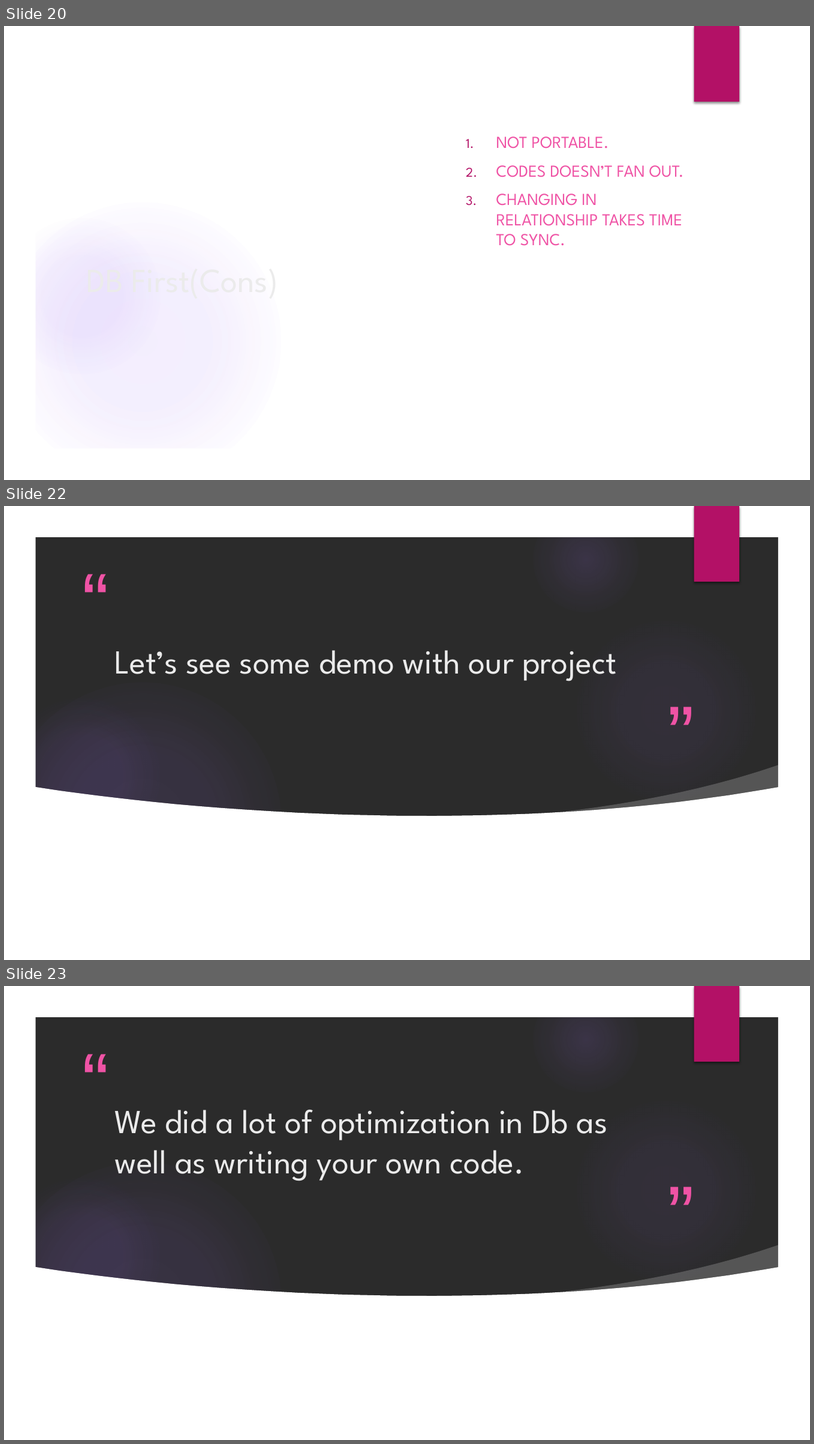
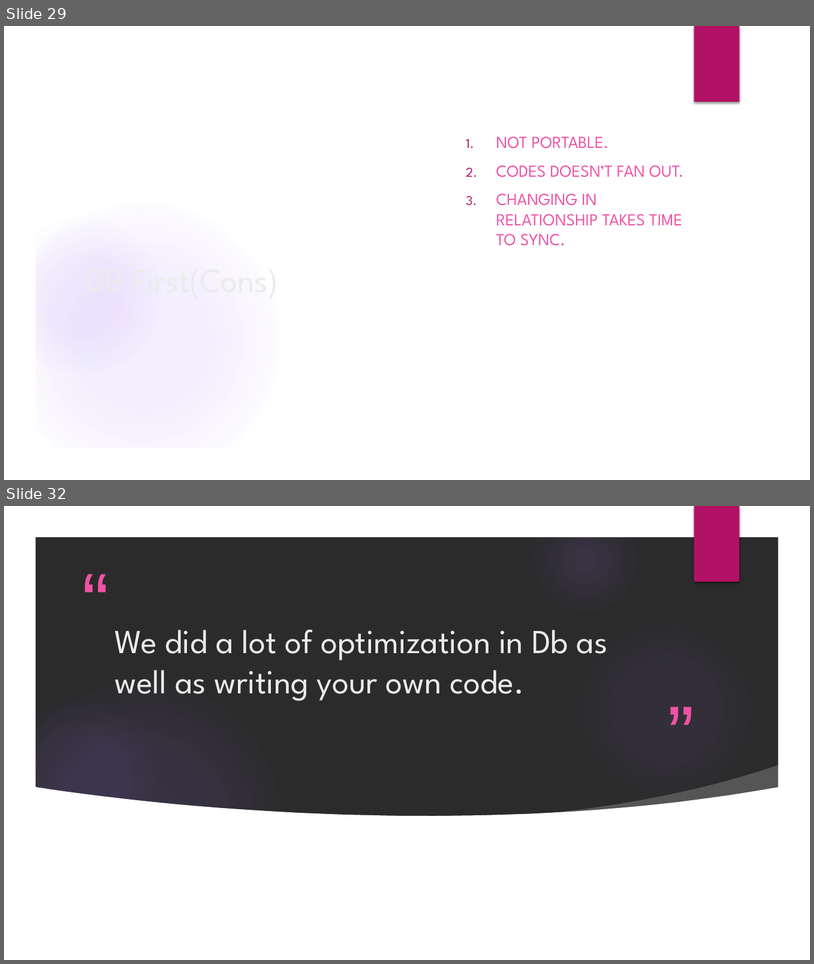
Before and after one commit to accorddeveloper/ASP.NET-MVC-Bootstrapper-Installed-Example, a slide deck: Presentation.pptx. Shown one above the other, each under a label of ours: slides 20, 22 and 23 before the commit, slides 29 and 32 after it; the slides between them are not shown. The pictures are 814x1444 and 814x964 pixels, drawn with LibreOffice and Linux fonts; fonts in the diff are those of the drawing; background and template pictures are left out; a plain dark background stands for a picture behind light text. Boxes give left, top, right and bottom in pixels: in the first picture for what was removed or moved away, otherwise in the second. Text is boxed around its words. In the diff, an @@ line names an element or a change of style, - is before the commit and + after.

```diff
--- a/Presentation.pptx
+++ b/Presentation.pptx
@@ slide 22 removed at bbox=[4, 506, 810, 960], background picture (left out); not listed: 11 template elements that a slide beside it also shows @@
@@ title removed at bbox=[114, 650, 617, 681] @@
-Let’s see some demo with our project
@@ what was slide 20 is now slide 29 @@
@@ what was slide 23 is now slide 32 @@
```
Also in this commit, not shown: 8 slides changed, 11 slides added, 1 other slide removed, 1 other file.
